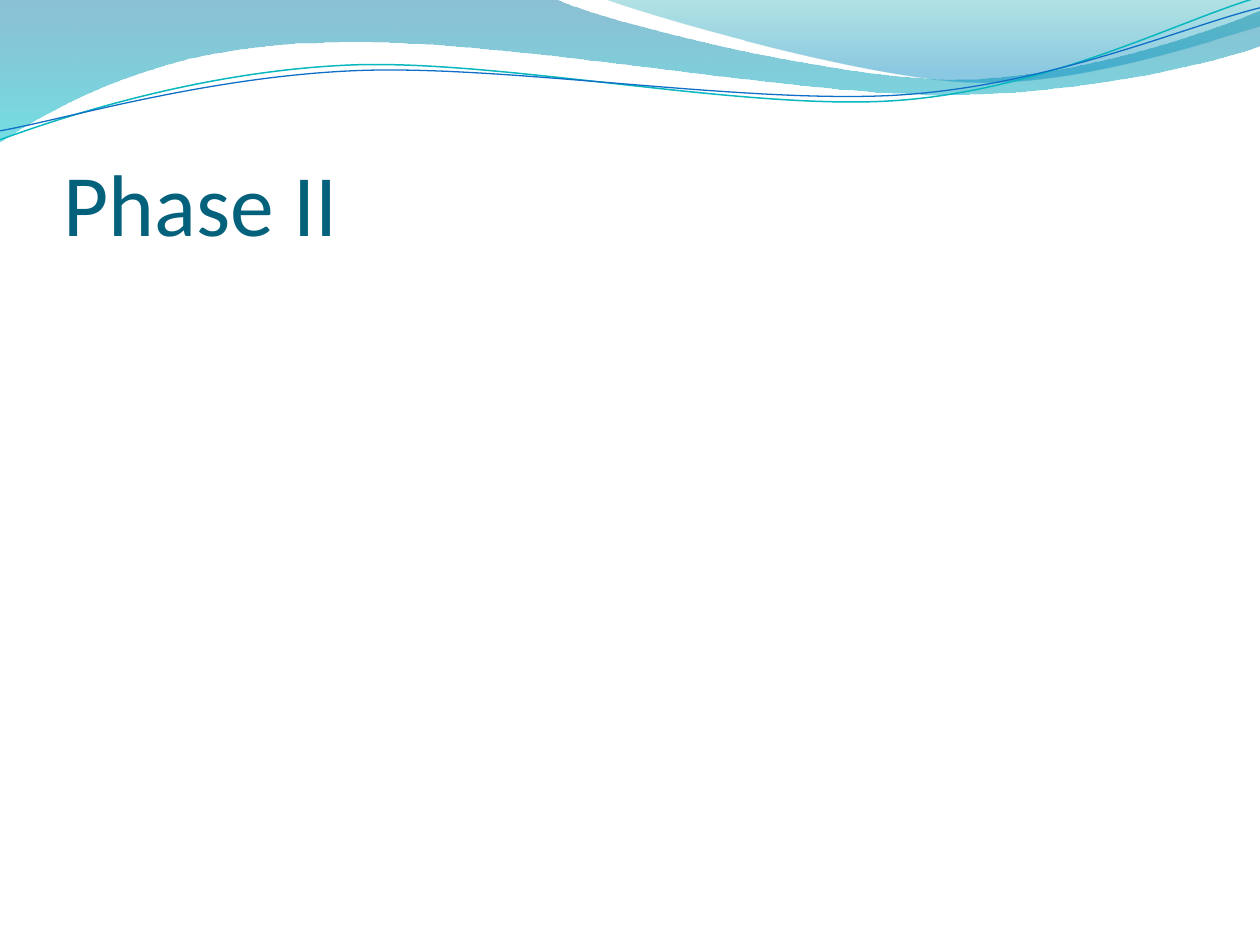
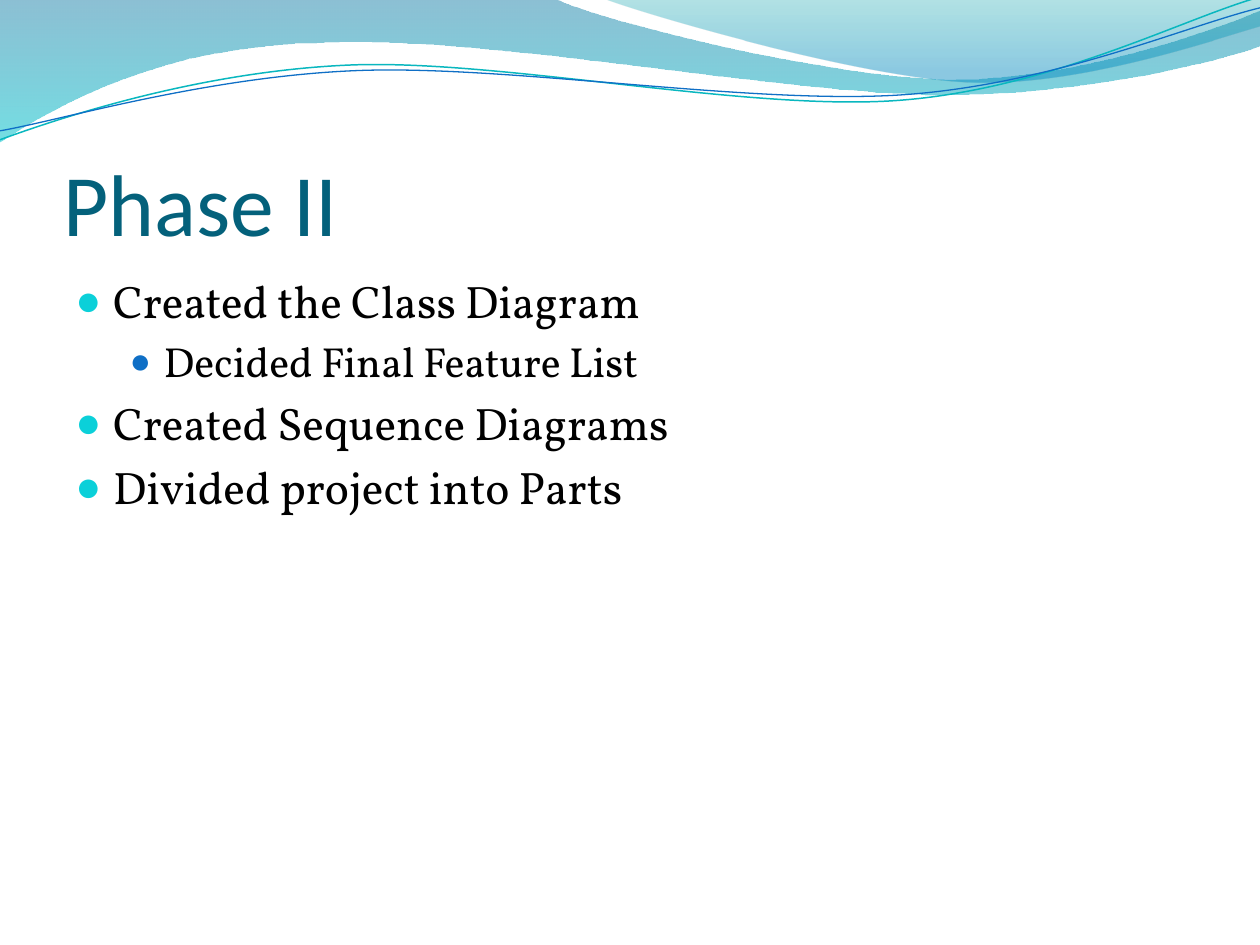
Before and after one commit to bubber11/JiTU-CS, a slide deck: slide 4 of Phase III Presentation.pptx. Drawn at 1260x945 pixels with LibreOffice and Linux fonts; fonts in the diff are those of the drawing; background and template pictures are left out. Boxes give left, top, right and bottom in pixels: in the first picture for what was removed or moved away, otherwise in the second. Text is boxed around its words. In the diff, an @@ line names an element or a change of style, - is before the commit and + after.

```diff
--- a/Phase III Presentation.pptx
+++ b/Phase III Presentation.pptx
@@ text added at bbox=[113, 285, 668, 515], 26 pt, text #000000 @@
+● Created the Class Diagram
+  ● Decided Final Feature List
+● Created Sequence Diagrams
+● Divided project into Parts
```
Also in this commit, not shown: 3 other slides changed, 3 slides added, 1 slide removed.
